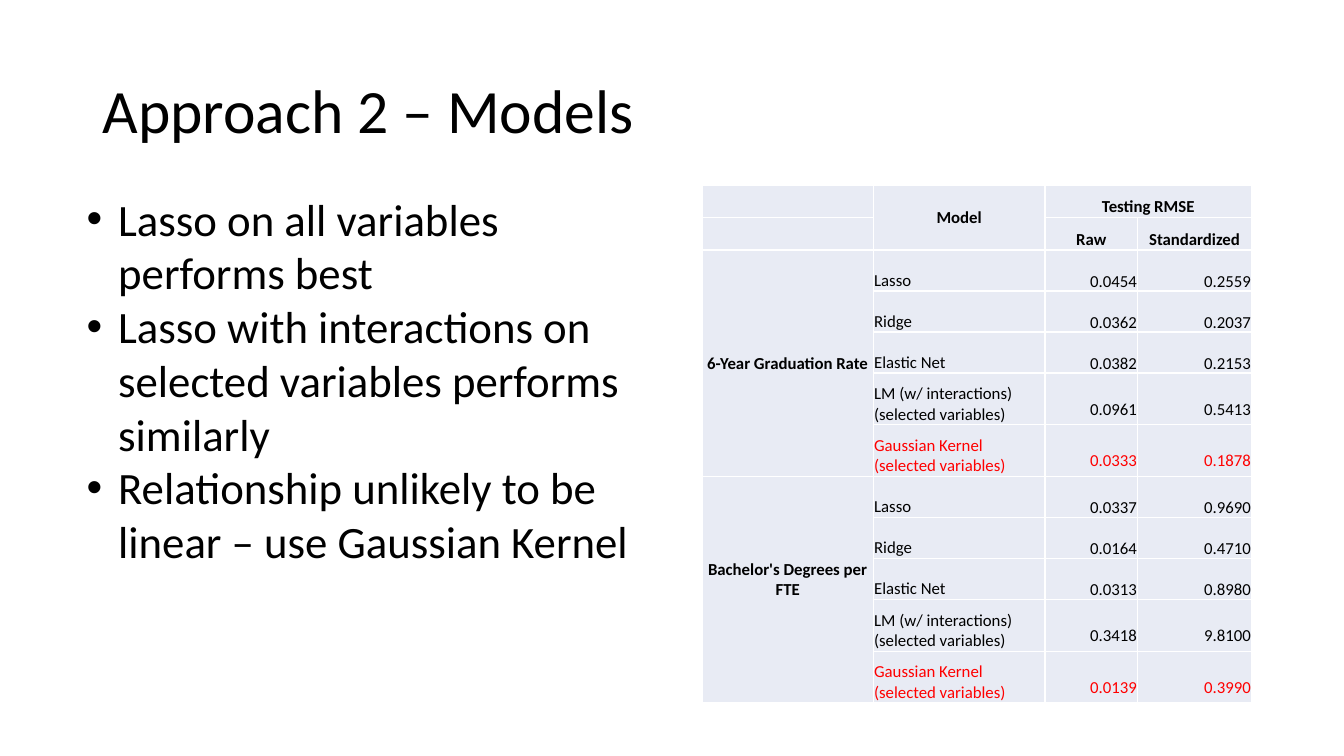
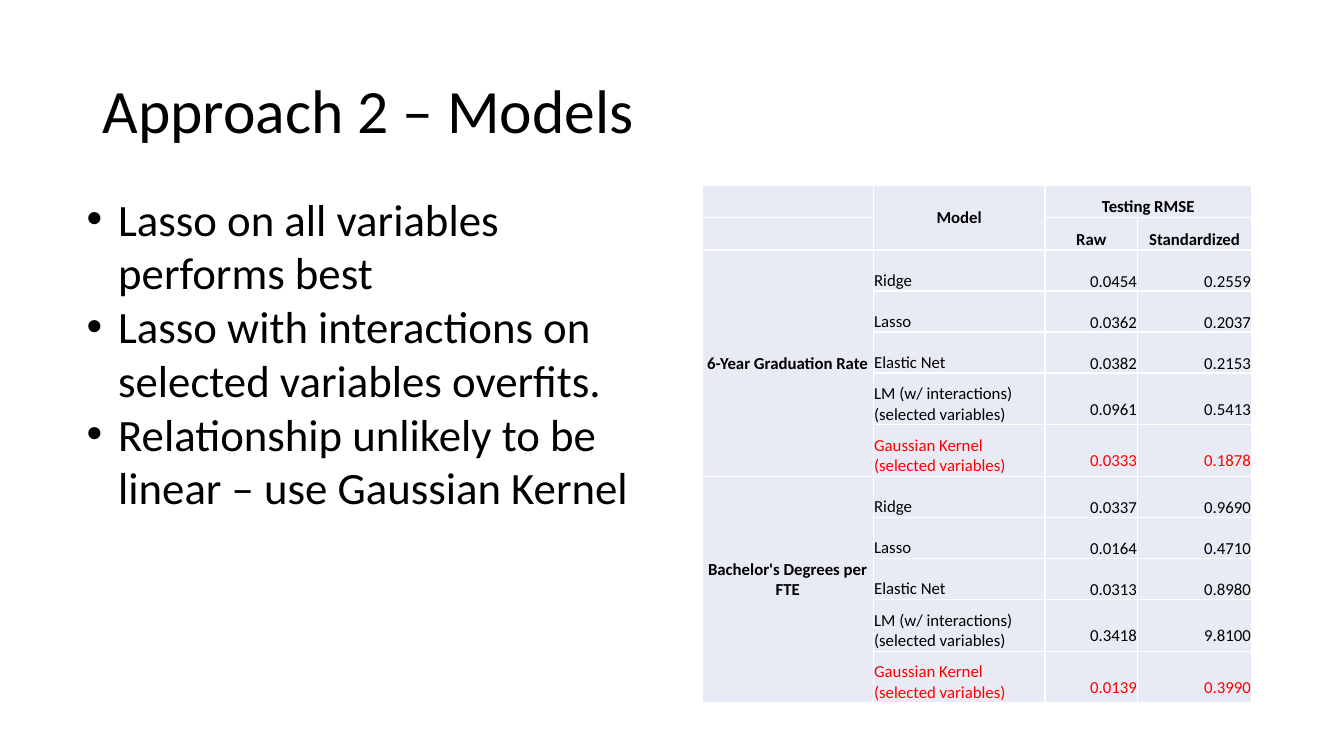
Before and after one commit to duncan-clark/DeltaCostProject_DataAnalysis, a slide deck: slide 13 of reports/18_03_13 Presentation.pptx. Drawn at 1344x756 pixels with LibreOffice and Linux fonts; fonts in the diff are those of the drawing. Boxes give left, top, right and bottom in pixels: in the first picture for what was removed or moved away, otherwise in the second. Text is boxed around its words. In the diff, an @@ line names an element or a change of style, - is before the commit and + after.

```diff
--- a/reports/18_03_13 Presentation.pptx
+++ b/reports/18_03_13 Presentation.pptx
@@ table at (702, 185, 1251, 704) @@
-row 3, column 2: Lasso
+row 3, column 2: Ridge
-row 4, column 2: Ridge
+row 4, column 2: Lasso
-row 8, column 2: Lasso
+row 8, column 2: Ridge
-row 9, column 2: Ridge
+row 9, column 2: Lasso
@@ text at (118, 312, 601, 398): text changed @@
-• Lasso with interactions on selected variables performs similarly
+• Lasso with interactions on selected variables overfits.
```
Also in this commit, not shown: 2 other slides changed.
